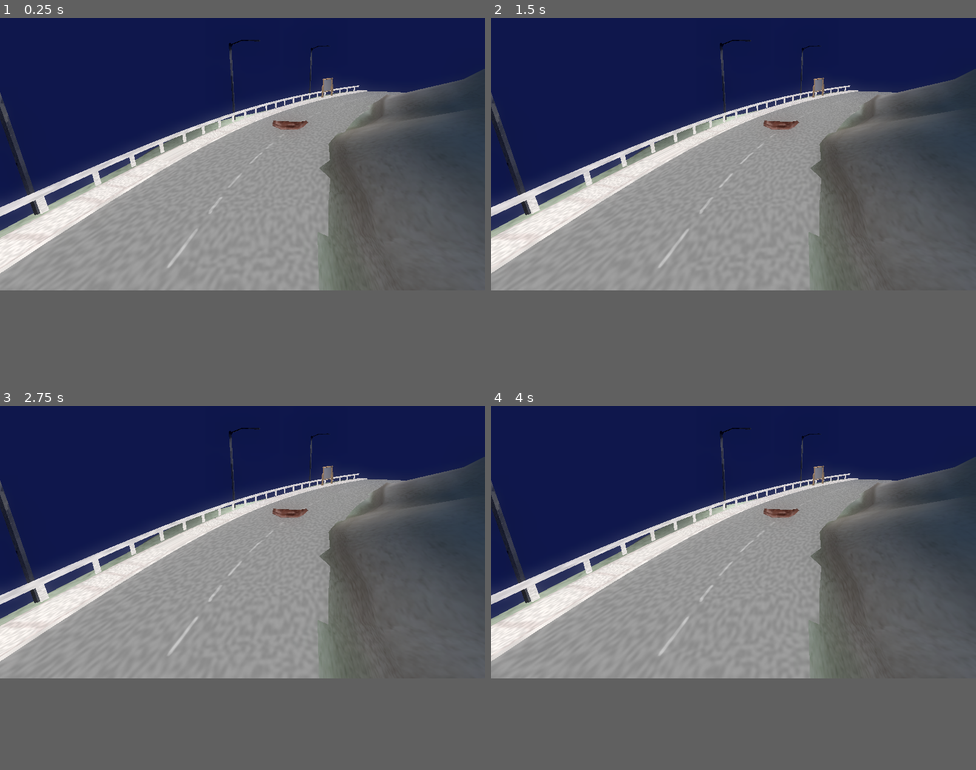
Above: before the commit, frames 1-4 (two rows, left to right).
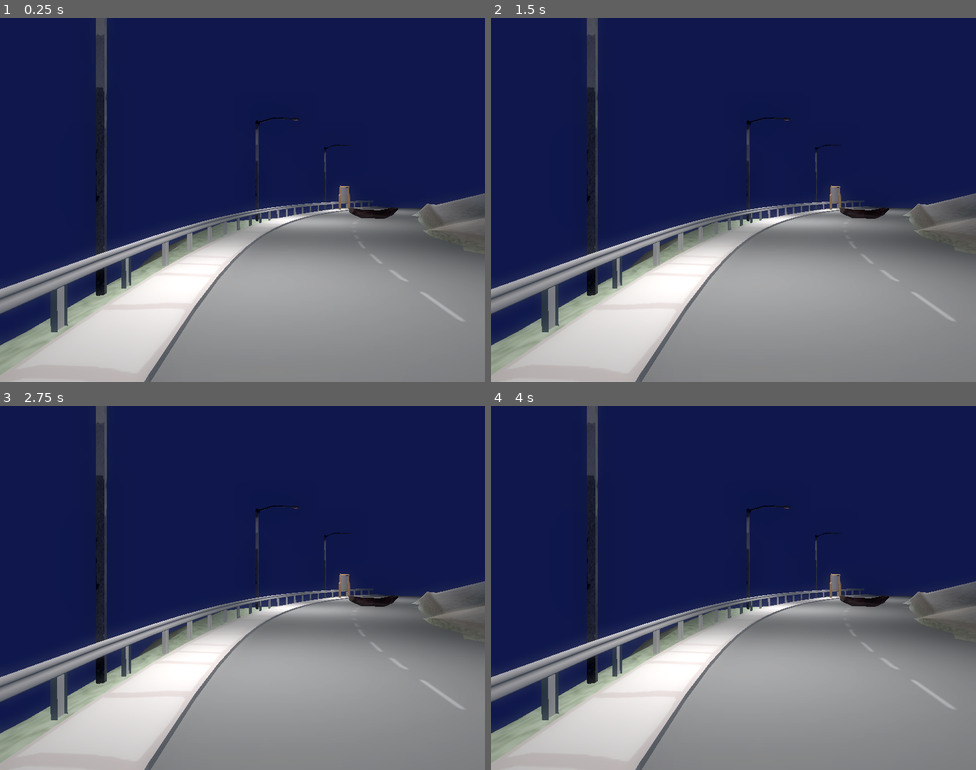
Above: after the commit, the same moments.

Repository: nfkp/tlc
Game: Godot game, scene res://highway/highway.tscn
Same seed, same stepped clock (60 frames per second), same inputs: the game is played once before the commit and once after it.
Inputs:
- Up to frame 1 (0.25 s): no input
- Up to frame 2 (1.5 s): tap Enter at 0.5 s
- Up to frame 3 (2.75 s): no input
- Up to frame 4 (4 s): no input
In our replay, the window is 799x449 before the commit and 799x600 after it. These sizes can differ from the game's own. Grey fills any space a smaller window leaves; there, only what the larger window draws over its background counts as a difference.

The runs differ from the first frame. In frame 1, 50% of the frame differs, in the area x 0-100%, y 0-100%; in frame 2, 50%; in frame 3, 50%; in frame 4, 50%.

Commit message:
3-31 update

Diff:
--- a/highway/highway.tscn
+++ b/highway/highway.tscn
@@ -1,10 +1,9 @@
-[gd_scene load_steps=22 format=4 uid="uid://b0sl7nngdleva"]
+[gd_scene load_steps=21 format=4 uid="uid://b0sl7nngdleva"]
 
 [ext_resource type="Texture2D" uid="uid://b2hpaap2pcpgk" path="res://highway/meshes/highway_second_highway_tex.png" id="1_g5pt7"]
 [ext_resource type="Environment" uid="uid://bfr150hw5xj2v" path="res://highway/highway_env.tres" id="1_jl16g"]
 [ext_resource type="Texture2D" uid="uid://q423u1uhifwl" path="res://highway/meshes/highway_second_land_tex_3.png" id="2_lw2ao"]
 [ext_resource type="Texture2D" uid="uid://c3ykoqxv27avq" path="res://highway/meshes/highway_second_signboard.png" id="3_68u0b"]
-[ext_resource type="Script" path="res://highway/road.gd" id="3_v57pb"]
 [ext_resource type="Texture2D" uid="uid://b7t51y2e4jubw" path="res://boat_boat1.png" id="6_7xddi"]
 [ext_resource type="Material" uid="uid://bq5j1obi66kh5" path="res://highway/meshes/lamp_mat.tres" id="9_2onl5"]
 
@@ -89,6 +88,7 @@
 [sub_resource type="StandardMaterial3D" id="StandardMaterial3D_wj7o5"]
 resource_name = "Material.002"
 cull_mode = 2
+disable_ambient_light = true
 albedo_texture = ExtResource("3_68u0b")
 
 [sub_resource type="ArrayMesh" id="ArrayMesh_evtxu"]
@@ -125,7 +125,6 @@
 
 [sub_resource type="StandardMaterial3D" id="StandardMaterial3D_uoe4y"]
 cull_mode = 2
-shading_mode = 0
 albedo_texture = ExtResource("6_7xddi")
 
 [sub_resource type="ArrayMesh" id="ArrayMesh_fj0fq"]
@@ -198,20 +197,12 @@
 
 [node name="Node3D" type="Node3D"]
 
-[node name="Camera3D" type="Camera3D" parent="."]
-transform = Transform3D(0.981803, -0.013995, 0.189384, -0.0460281, 0.950005, 0.308822, -0.184238, -0.31192, 0.932074, 3.96544, 4.15014, -1.63426)
-fov = 59.0
-size = 70.271
-near = 0.513
-far = 100.0
-
 [node name="WorldEnvironment" type="WorldEnvironment" parent="."]
 environment = ExtResource("1_jl16g")
 
 [node name="road" type="MeshInstance3D" parent="."]
 mesh = SubResource("ArrayMesh_xdn58")
 skeleton = NodePath("")
-script = ExtResource("3_v57pb")
 
 [node name="lower land" type="MeshInstance3D" parent="."]
 mesh = SubResource("ArrayMesh_6wl4q")
@@ -261,3 +252,7 @@
 light_energy = 6.885
 spot_range = 14.4233
 spot_angle = 74.66
+
+[node name="Camera3D" type="Camera3D" parent="."]
+transform = Transform3D(1, 0, 0, 0, 1, 0, 0, 0, 1, -1.83018, 1.76123, -0.724221)
+fov = 55.0
--- a/highway/highway_env.tres
+++ b/highway/highway_env.tres
@@ -9,3 +9,4 @@
 glow_strength = 0.46
 glow_bloom = 0.44
 glow_blend_mode = 0
+volumetric_fog_density = 0.0697
--- /dev/null
+++ b/highway/sky.gdshader
@@ -0,0 +1,21 @@
+shader_type sky;
+
+#define RANDOM_SINLESS
+#define RANDOM_SCALE vec4(.1031, .1030, .0973, .1099)
+
+float random(in vec3 pos) {
+#ifdef RANDOM_SINLESS
+    pos  = fract(pos * RANDOM_SCALE.xyz);
+    pos += dot(pos, pos.zyx + 31.32);
+    return fract((pos.x + pos.y) * pos.z);
+#else
+    return fract(sin(dot(pos.xyz, vec3(70.9898, 78.233, 32.4355))) * 43758.5453123);
+#endif
+}
+
+void sky() {
+	vec3 e = EYEDIR.xyz;
+	float r = step(random(e), 0.0001) * 0.3;
+	r = r * clamp(random(e), 0.6, 1.);
+	COLOR = vec3(r);
+}
--- a/project.godot
+++ b/project.godot
@@ -24,6 +24,7 @@
 
 [display]
 
+window/size/viewport_width=864
 window/vsync/vsync_mode=0
 
 [rendering]
Binary file added: highway/meshes/roadtexture.PNG
Not shown, added: highway/meshes/roadtexture.PNG.import
